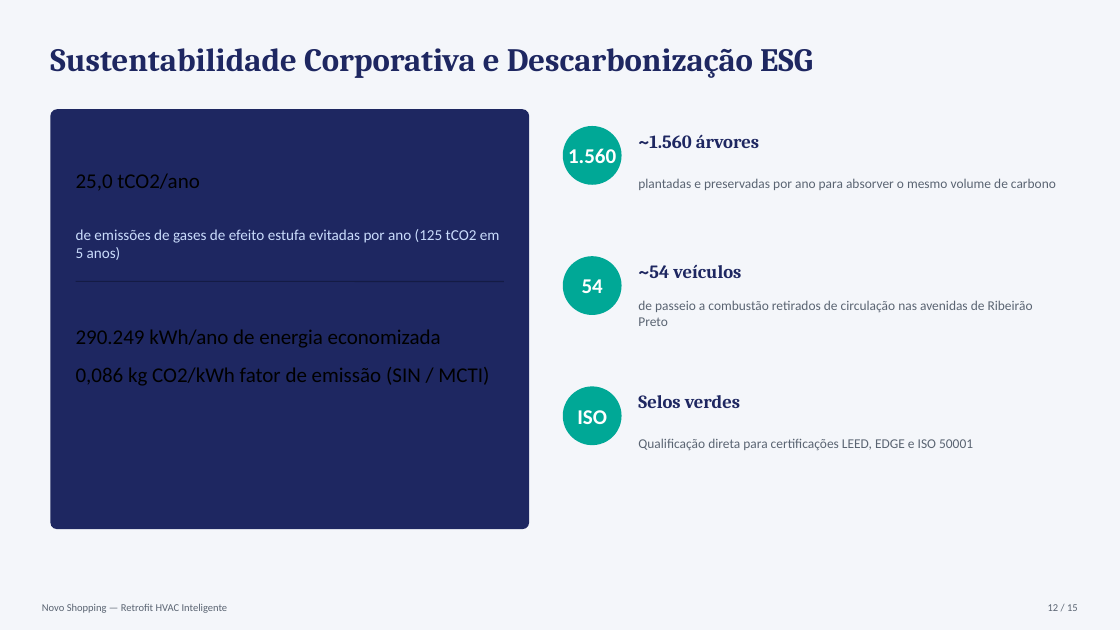
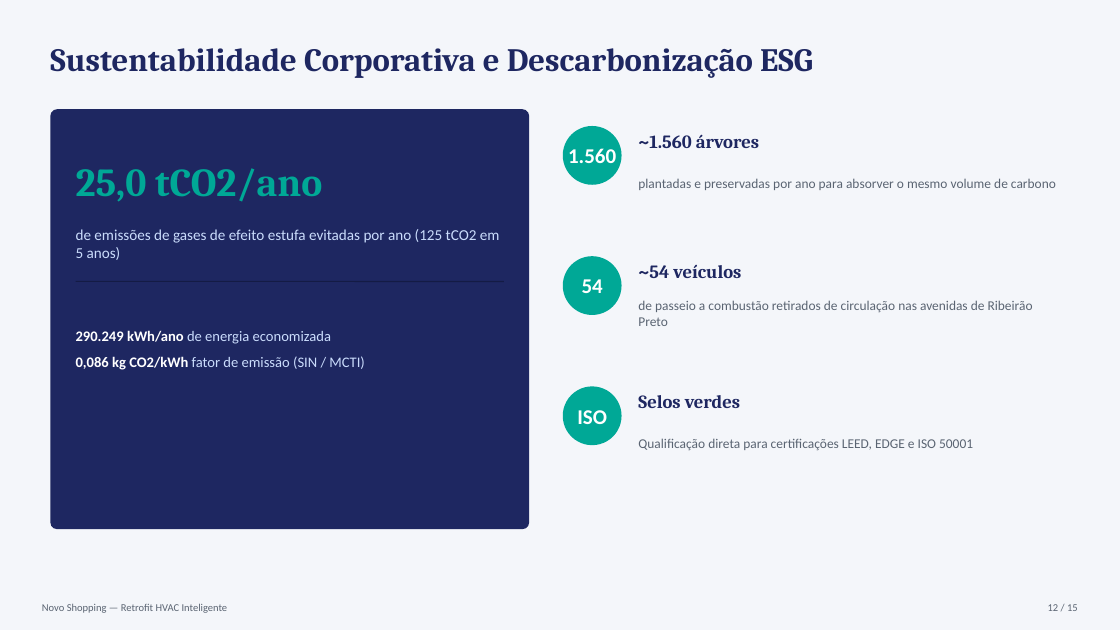
Before and after one commit to victorhugomota/analise-energetica-novo-shopping, a slide deck: slide 12 of Estudo_Viabilidade_Retrofit_HVAC_Novo_Shopping.pptx. Drawn at 1120x630 pixels with LibreOffice and Linux fonts; fonts in the diff are those of the drawing. Boxes give left, top, right and bottom in pixels: in the first picture for what was removed or moved away, otherwise in the second. Text is boxed around its words. In the diff, an @@ line names an element or a change of style, - is before the commit and + after.

```diff
--- a/Estudo_Viabilidade_Retrofit_HVAC_Novo_Shopping.pptx
+++ b/Estudo_Viabilidade_Retrofit_HVAC_Novo_Shopping.pptx
@@ text "25,0 tCO2/ano" at [76, 168, 322, 202]: size 18 to 34 pt, font Calibri to Cambria, text colour #000000 to #00A896, bold on @@
@@ text "290.249 kWh/ano de energia economizada ..." at [76, 330, 364, 370]: size 18 to 12.5 pt; text colour #000000 to #FFFFFF, bold on in "290.249 kWh/ano 0,086 kg CO2/kWh"; text colour #000000 to #CADCFC in "de energia economizada fator de emissão (SIN ..." @@
```
Also in this commit, not shown: 6 other slides changed, 1 other file.
